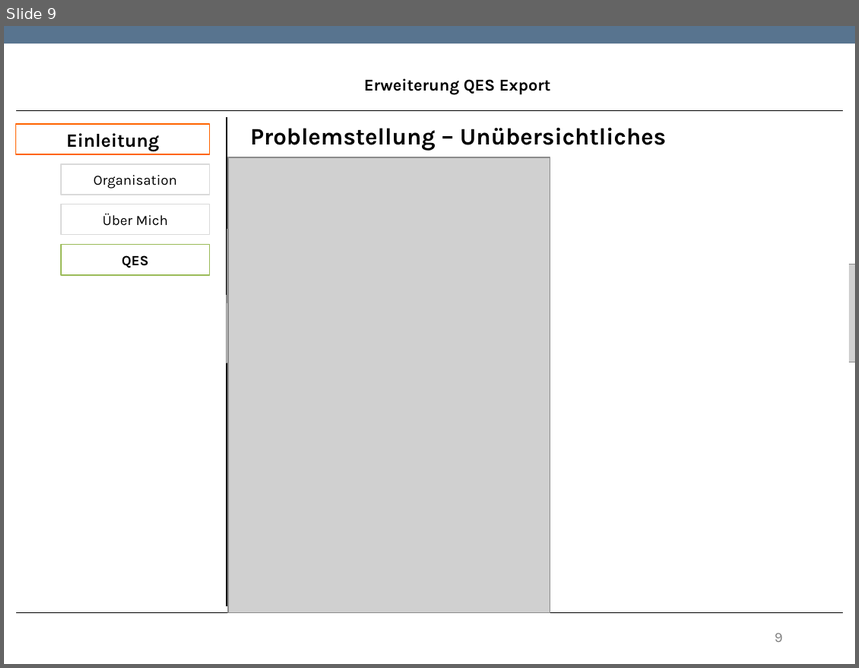
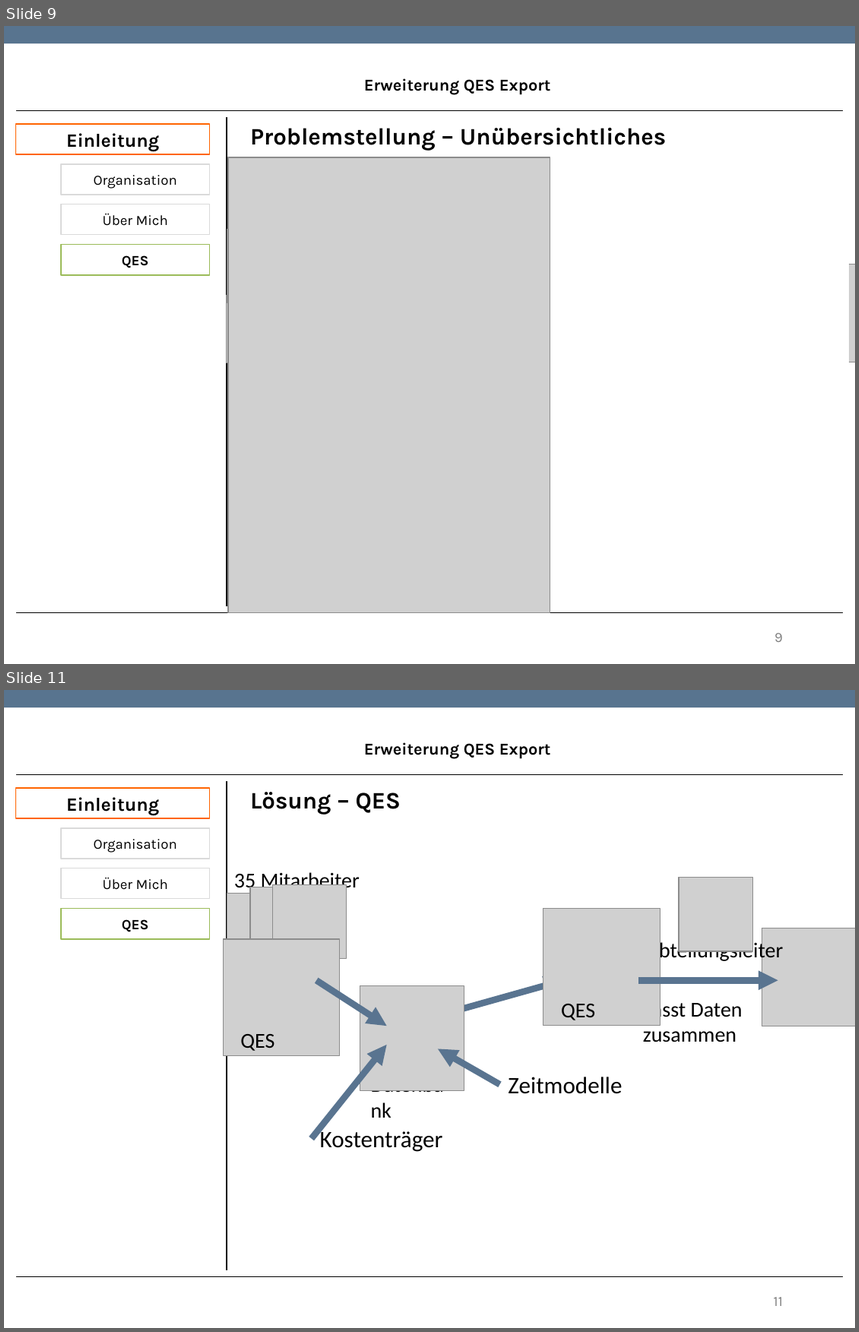
Before and after one commit to TwoHorus/dbExelExportLaravel, a slide deck: DOC/Fachgespraech.pptx. Shown one above the other, each under a label of ours: slide 9 before the commit, slides 9 and 11 after it; the slides between them are not shown. The pictures are 859x668 and 859x1332 pixels, drawn with LibreOffice and Linux fonts; fonts in the diff are those of the drawing; grey boxes stand for pictures; background and template pictures are left out. Boxes give left, top, right and bottom in pixels: in the first picture for what was removed or moved away, otherwise in the second. Text is boxed around its words. In the diff, an @@ line names an element or a change of style, - is before the commit and + after.

```diff
--- a/DOC/Fachgespraech.pptx
+++ b/DOC/Fachgespraech.pptx
@@ slide 11 added at (4,690,855,1328), background #FFFFFF; not listed: 1 template element that a slide beside it also shows @@
@@ text added at (364,742,551,759), 14 pt, text #000000, bold @@
+Erweiterung QES Export
@@ line added from (16, 774) to (843, 774), #000000 0.75 pt @@
@@ rectangle added at (16,788,210,818), fill #FFFFFF, outline #FF6400 0.85 pt, 16 pt, text #000000, bold @@
+Einleitung
@@ line added from (227, 781) to (227, 1271), #000000 0.75 pt @@
@@ text added at (250,792,401,815), 20 pt, text #000000, bold @@
+Lösung – QES
@@ rectangle added at (61,828,210,859), fill #FFFFFF, outline #DADADA 0.85 pt, 12 pt, text #000000 @@
+Organisation
@@ rectangle added at (61,869,210,900), fill #FFFFFF, outline #DADADA 0.85 pt, 12 pt, text #000000 @@
+Über Mich
@@ text added at (234,870,360,893), 18 pt, text #000000 @@
+35 Mitarbeiter
@@ picture added at (227,894,301,967) @@
@@ picture added at (250,888,324,961) @@
@@ picture added at (272,885,346,959) @@
@@ picture added at (679,877,753,951) @@
@@ rectangle added at (61,909,210,939), fill #FFFFFF, outline #9BBB59 0.85 pt, 12 pt, text #000000, bold @@
+QES
@@ picture added at (544,909,661,1025) @@
@@ picture added at (223,939,339,1056) @@
@@ text added at (647,940,783,963), 18 pt, text #000000 @@
+Abteilungsleiter
@@ picture added at (762,929,855,1026) @@
@@ arrow added from (316, 980) to (387, 1026), #597490 5.5 pt @@
@@ arrow added from (436, 1016) to (563, 980), #597490 5.5 pt @@
@@ arrow added from (638, 980) to (778, 980), #597490 5.5 pt @@
@@ picture added at (360,986,465,1091) @@
@@ text added at (561,1004,595,1021), 18 pt, text #000000 @@
+QES
@@ text added at (643,999,743,1043), 18 pt, text #000000 @@
+Fasst Daten
+zusammen
@@ text added at (240,1034,275,1051), 18 pt, text #000000 @@
+QES
@@ arrow added from (311, 1138) to (387, 1045), #597490 5.5 pt @@
@@ arrow added from (500, 1085) to (438, 1049), #597490 5.5 pt @@
@@ text added at (363,1067,463,1097), 18 pt, text #000000 @@
+Datenbank
@@ text added at (508,1077,622,1094), 20 pt, text #000000 @@
+Zeitmodelle
@@ text added at (320,1128,443,1152), 20 pt, text #000000 @@
+Kostenträger
@@ line added from (16, 1277) to (843, 1277), #000000 0.75 pt @@
@@ page number added at (774,1297,783,1306), 12 pt, text #808080 @@
+11
```
Also in this commit, not shown: 2 other slides added.
